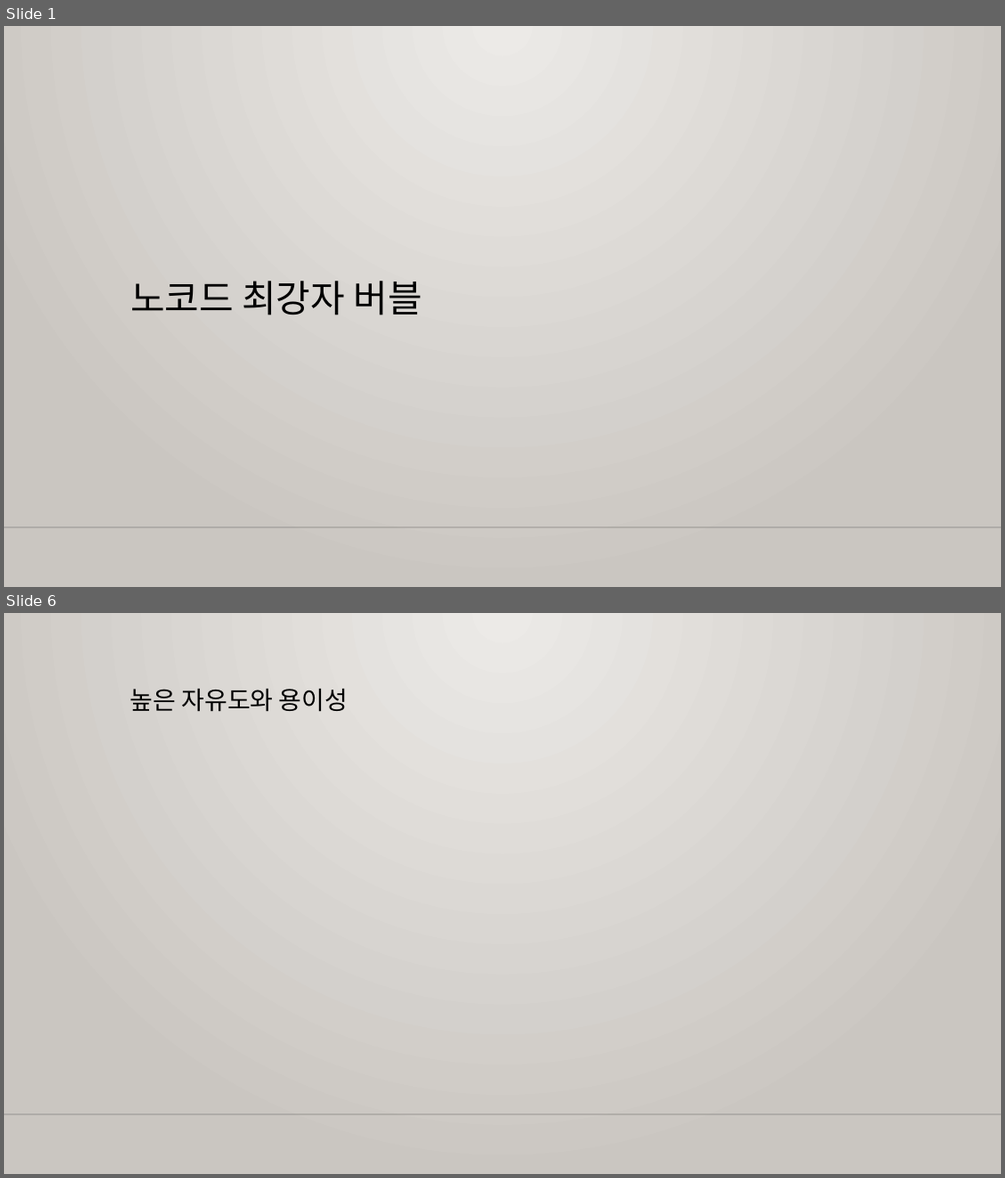
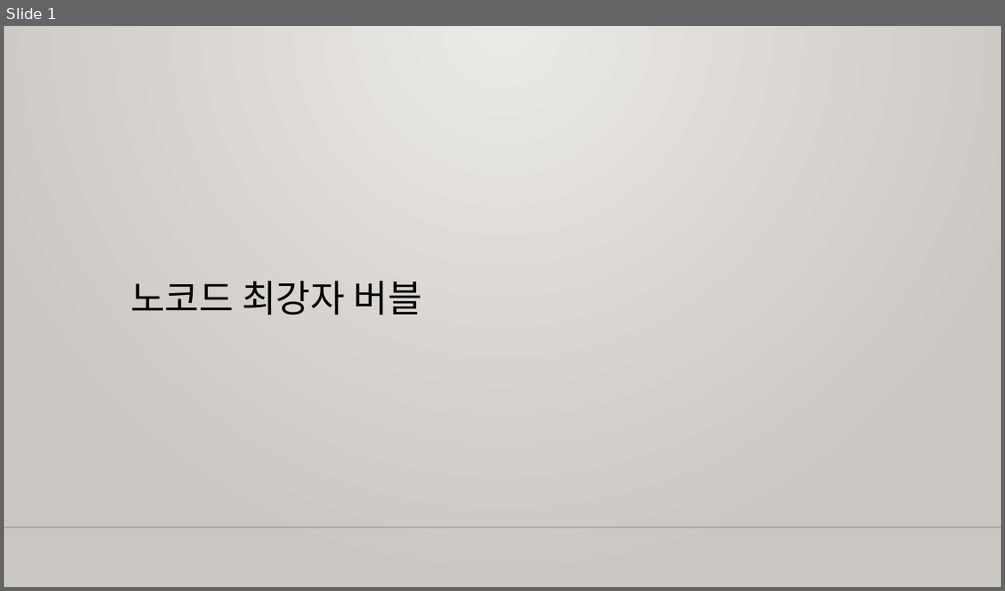
Before and after one commit to m00nlygreat/obsidian-vault, a slide deck: 노코드 엔지니어링/노코드 최강자 버블.pptx. Shown one above the other, each under a label of ours: slides 1 and 6 before the commit, slide 1 after it; the slides between them are not shown. The pictures are 1005x1178 and 1005x591 pixels, drawn with LibreOffice and Linux fonts; fonts in the diff are those of the drawing; background and template pictures are left out. Boxes give left, top, right and bottom in pixels: in the first picture for what was removed or moved away, otherwise in the second. Text is boxed around its words. In the diff, an @@ line names an element or a change of style, - is before the commit and + after.

```diff
--- a/노코드 엔지니어링/노코드 최강자 버블.pptx
+++ b/노코드 엔지니어링/노코드 최강자 버블.pptx
@@ slide 6 removed at (4, 613, 1001, 1174), background gradient #ECEAE7 to #CAC7C1; not listed: 1 template element that a slide beside it also shows @@
@@ title removed at (130, 689, 348, 712) @@
-높은 자유도와 용이성
```
Also in this commit, not shown: 2 slides changed, 1 slide added, 2 other slides removed.
